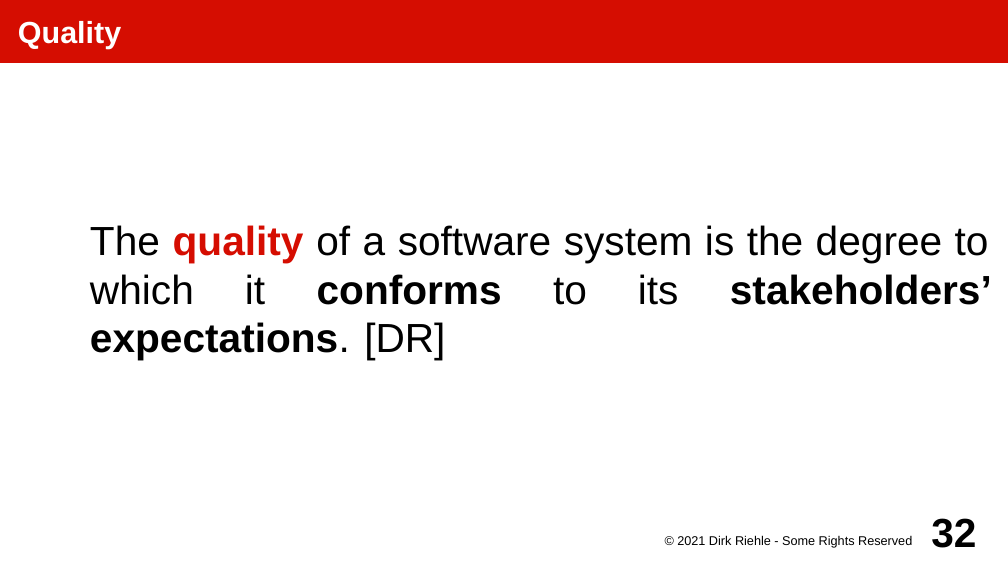
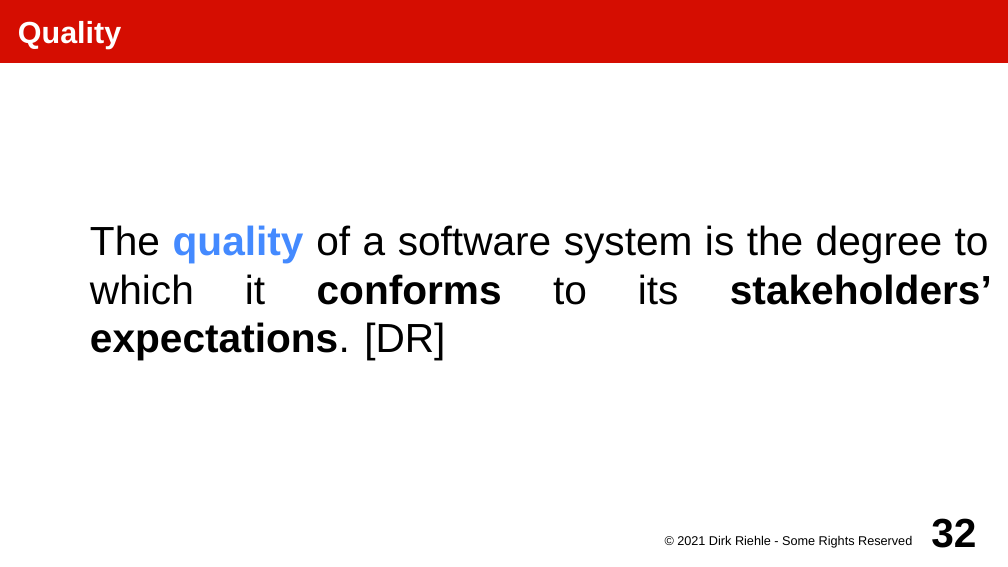
Before and after one commit to dirkriehle/amos-course, a slide deck: slide 32 of Lecture slides/AMOS C01 - Software Processes.odp. Drawn at 1008x567 pixels with LibreOffice and Linux fonts; fonts in the diff are those of the drawing. Boxes give left, top, right and bottom in pixels: in the first picture for what was removed or moved away, otherwise in the second. Text is boxed around its words. In the diff, an @@ line names an element or a change of style, - is before the commit and + after.

```diff
--- a/Lecture slides/AMOS C01 - Software Processes.odp
+++ b/Lecture slides/AMOS C01 - Software Processes.odp
@@ subtitle "The quality of a software ..." at (90,225,992,360): text colour #D50D01 to #448AFF in "quality" @@
```
Also in this commit, not shown: 2 other slides changed, 25 other files.
